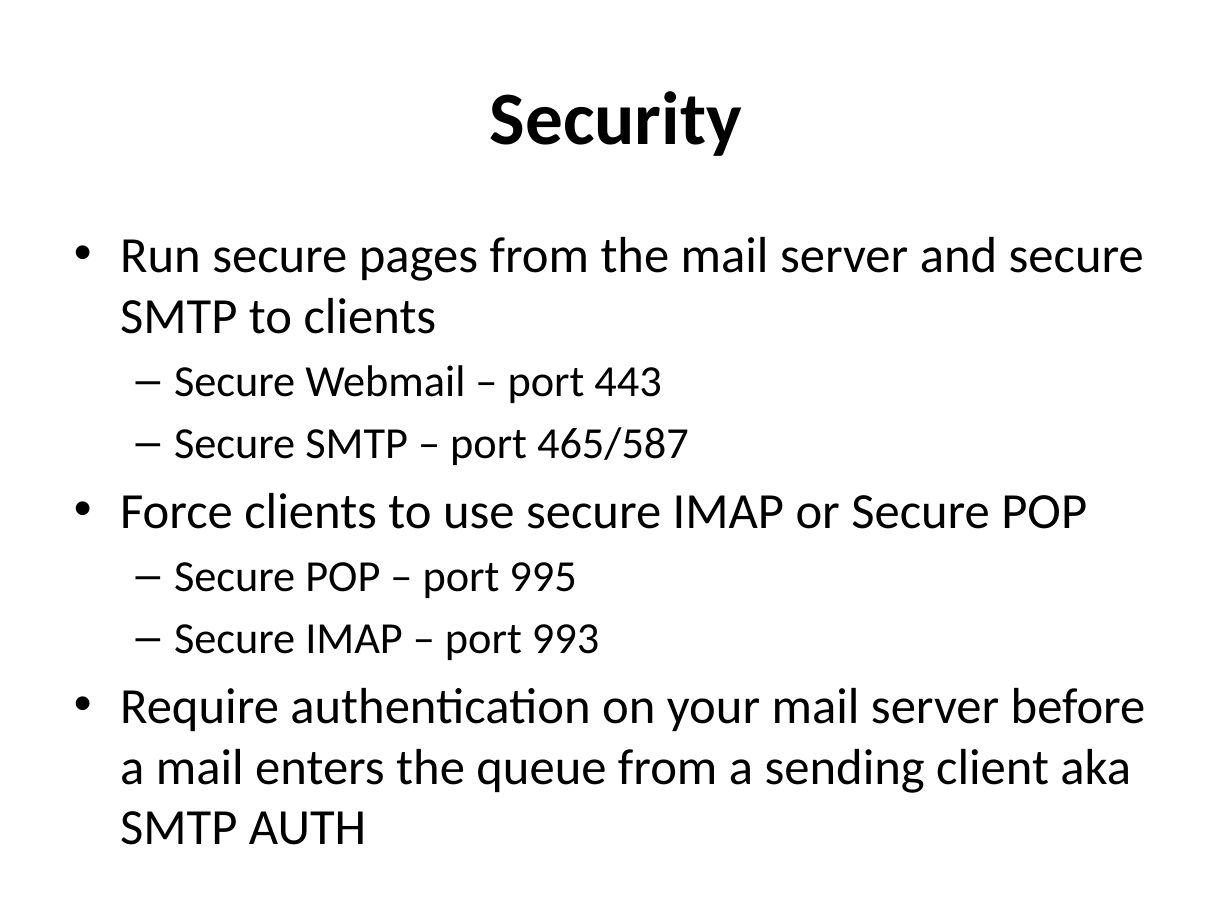
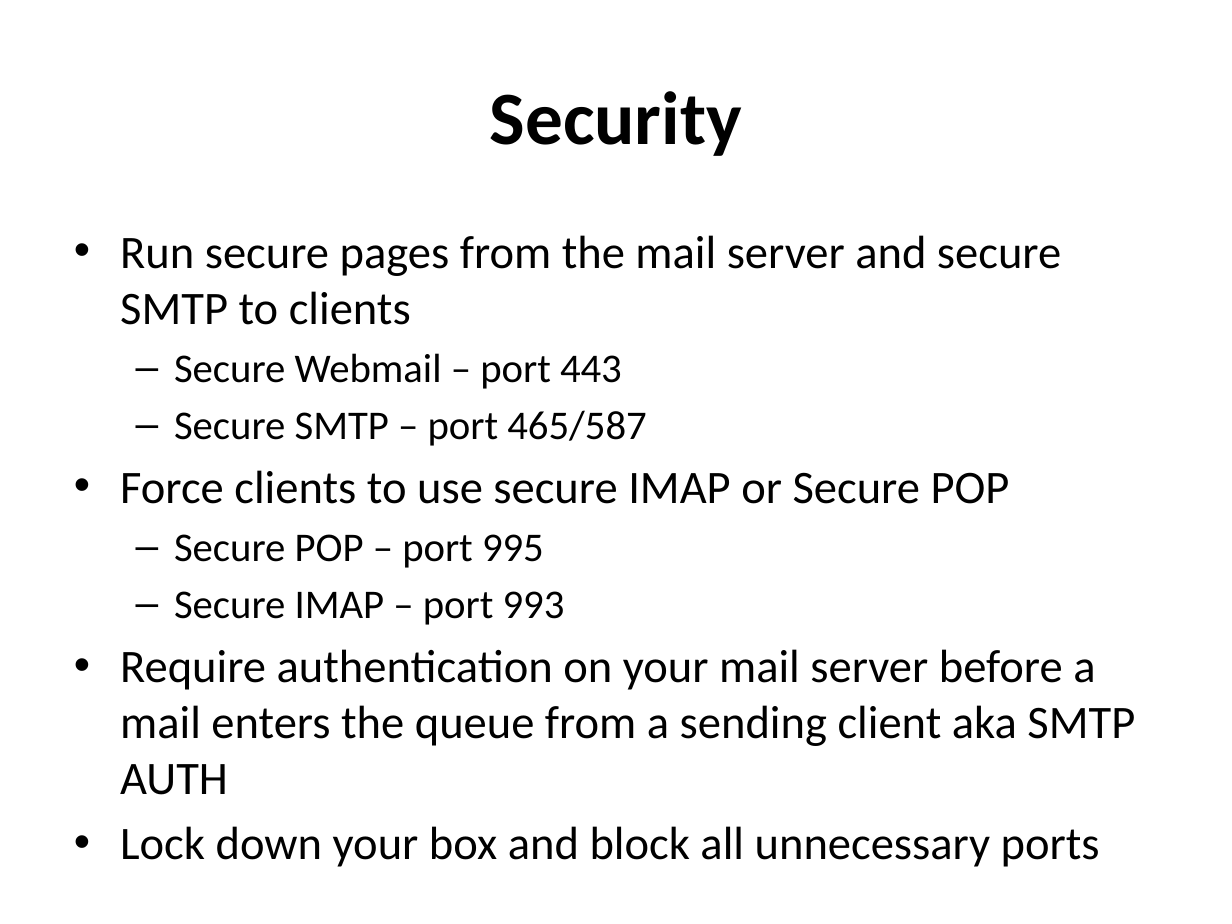
Before and after one commit to afnog/sse, a slide deck: slide 26 of postfix/postfix-mailgateway-debian.ppt. Drawn at 1232x924 pixels with LibreOffice and Linux fonts; fonts in the diff are those of the drawing. Boxes give left, top, right and bottom in pixels: in the first picture for what was removed or moved away, otherwise in the second. Text is boxed around its words. In the diff, an @@ line names an element or a change of style, - is before the commit and + after.

Commit message:
/ ‘postfix/postfix-mailgateway-debian.ppt’

```diff
--- a/postfix/postfix-mailgateway-debian.ppt
+++ b/postfix/postfix-mailgateway-debian.ppt
@@ text at <box>120,235,1135,795</box>: size 29.6 to 27.2 pt in "Run secure pages from the mail server ...", "Force clients to use secure IMAP or ...", "Require authentication on your mail server before ..."; size 25.9 to 23.8 pt in "Secure Webmail – port 443", "Secure SMTP – port 465/587", "Secure POP – port 995", "Secure IMAP – port 993" @@
@@ text at <box>120,826,1100,867</box>: paragraph added @@
+• Lock down your box and block all unnecessary ports
```
Also in this commit, not shown: 1 other slide changed, 1 slide added.
